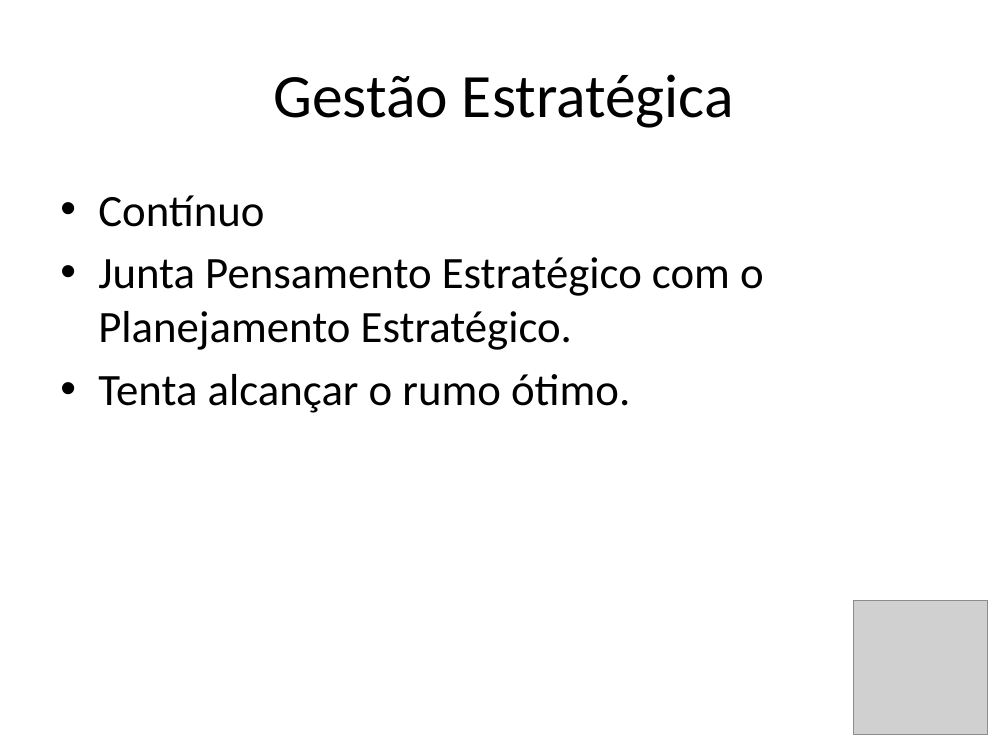
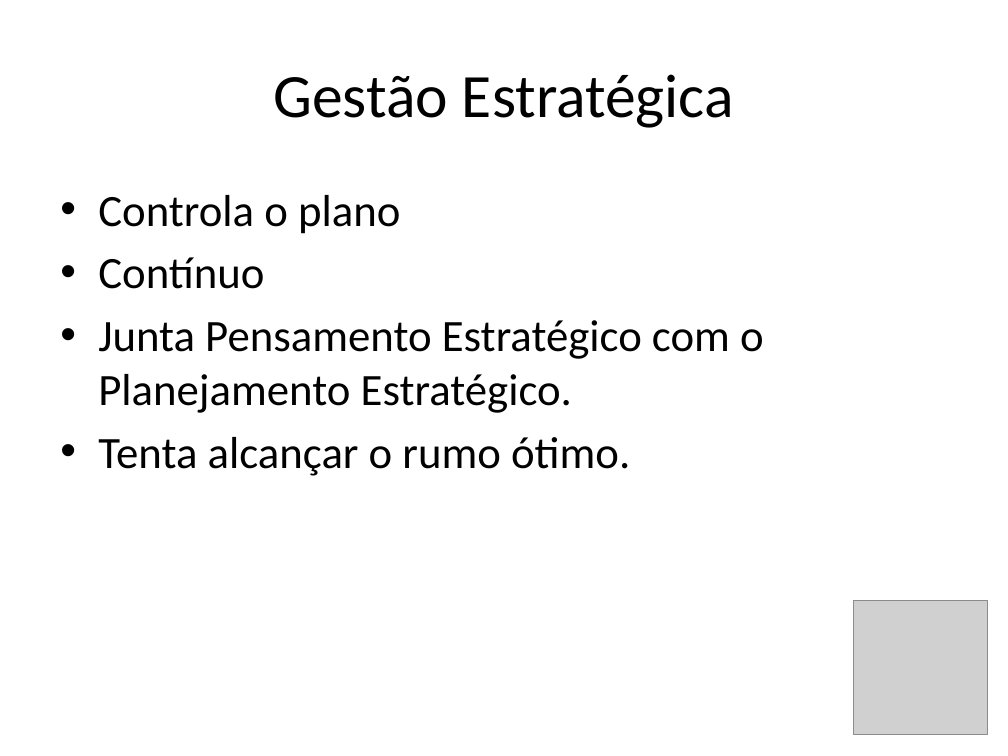
Before and after one commit to avelinoferreiragf/avelino, a slide deck: slide 17 of Gestao Estrategica TI/Estrategia Empresarial/Meu estudo.pptx (slide 14 before the commit). Drawn at 1008x756 pixels with LibreOffice and Linux fonts; fonts in the diff are those of the drawing; grey boxes stand for pictures. Boxes give left, top, right and bottom in pixels: in the first picture for what was removed or moved away, otherwise in the second. Text is boxed around its words. In the diff, an @@ line names an element or a change of style, - is before the commit and + after.

```diff
--- a/Gestao Estrategica TI/Estrategia Empresarial/Meu estudo.pptx
+++ b/Gestao Estrategica TI/Estrategia Empresarial/Meu estudo.pptx
@@ text at <box>98,195,400,234</box>: paragraph added @@
+• Controla o plano
```
Also in this commit, not shown: 9 other slides changed, 15 slides added, 11 other files.
